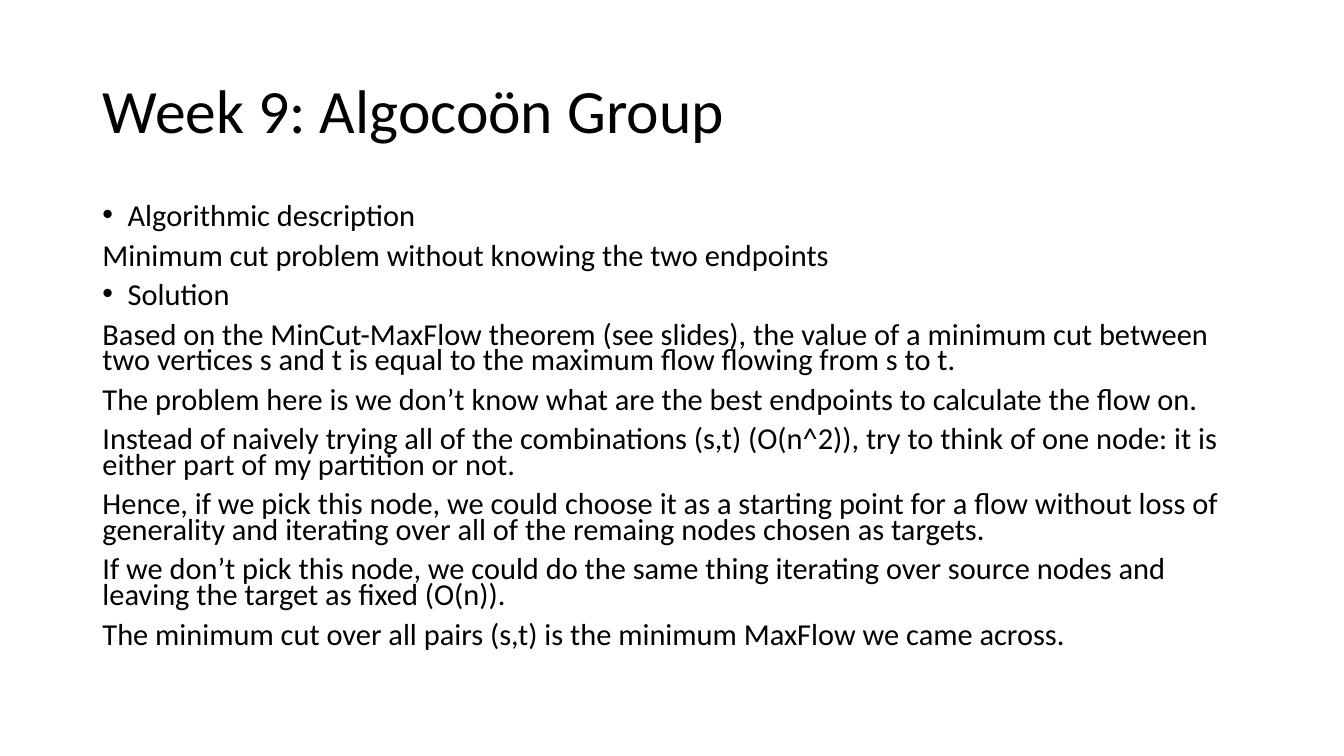
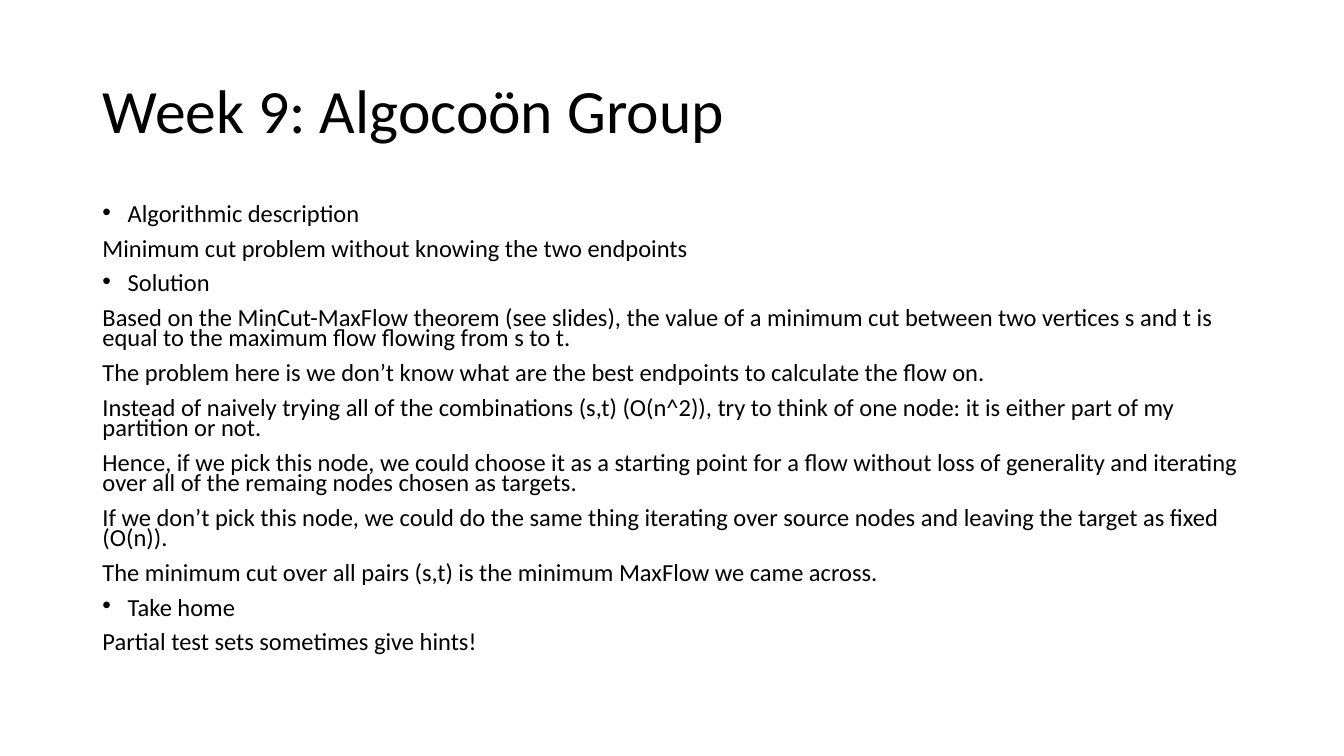
Before and after one commit to giacomocamposampiero/algolab, a slide deck: slide 33 of Recap.pptx. Drawn at 1344x756 pixels with LibreOffice and Linux fonts; fonts in the diff are those of the drawing. Boxes give left, top, right and bottom in pixels: in the first picture for what was removed or moved away, otherwise in the second. Text is boxed around its words. In the diff, an @@ line names an element or a change of style, - is before the commit and + after.

Commit message:
Last weeks' problems

```diff
--- a/Recap.pptx
+++ b/Recap.pptx
@@ text at (102, 205, 1236, 585): size 21.7 to 17.5 pt @@
@@ text at (102, 599, 477, 655): paragraphs added @@
+• Take home
+Partial test sets sometimes give hints!
```
Also in this commit, not shown: 5 other slides changed, 5 slides added, 5 other files.
